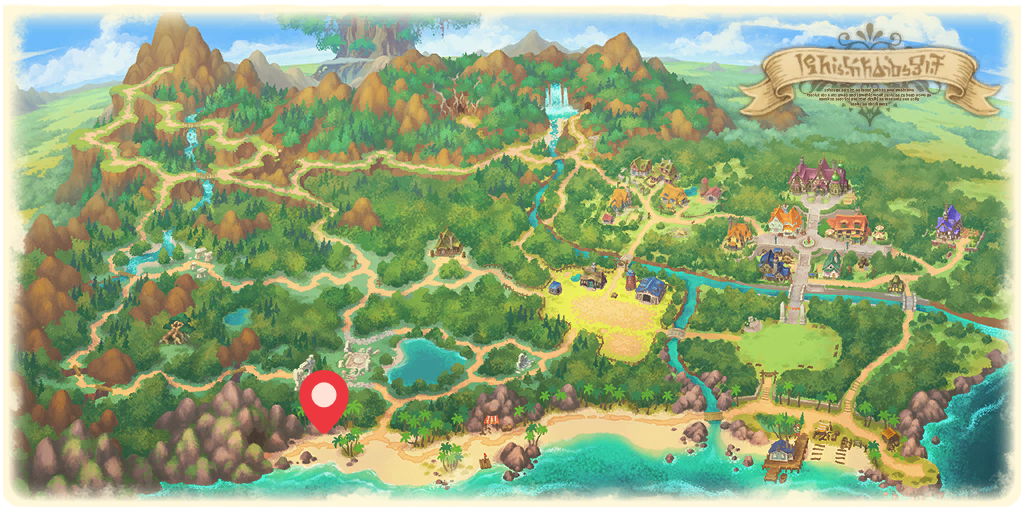
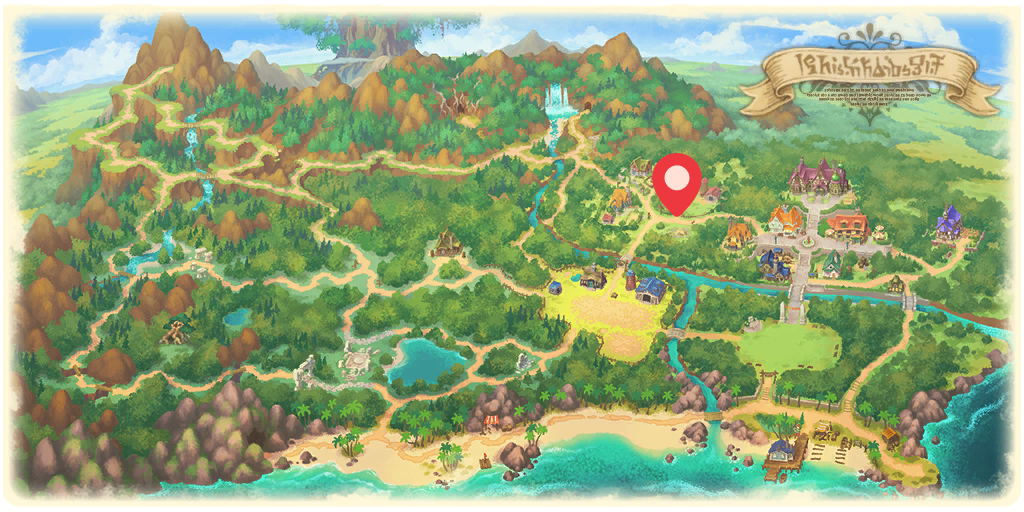
Before/after of a 1024px x 512px layered artwork. What changed in the layer stack:
hid "11800濤濤海濱" over (299, 370, 349, 434)
added layer "11200-205動物商店門口" above "20500動物商店" over (652, 153, 702, 217)
